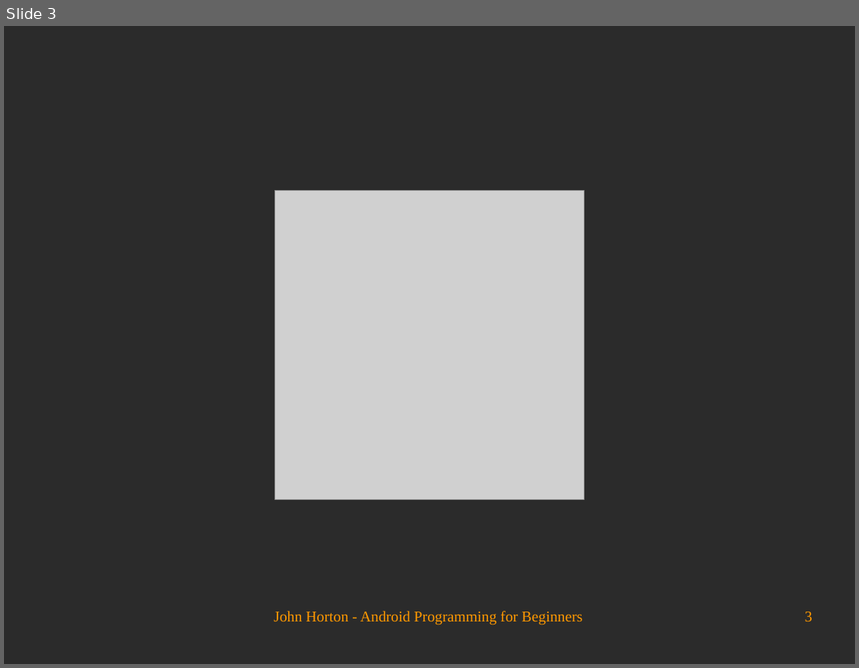
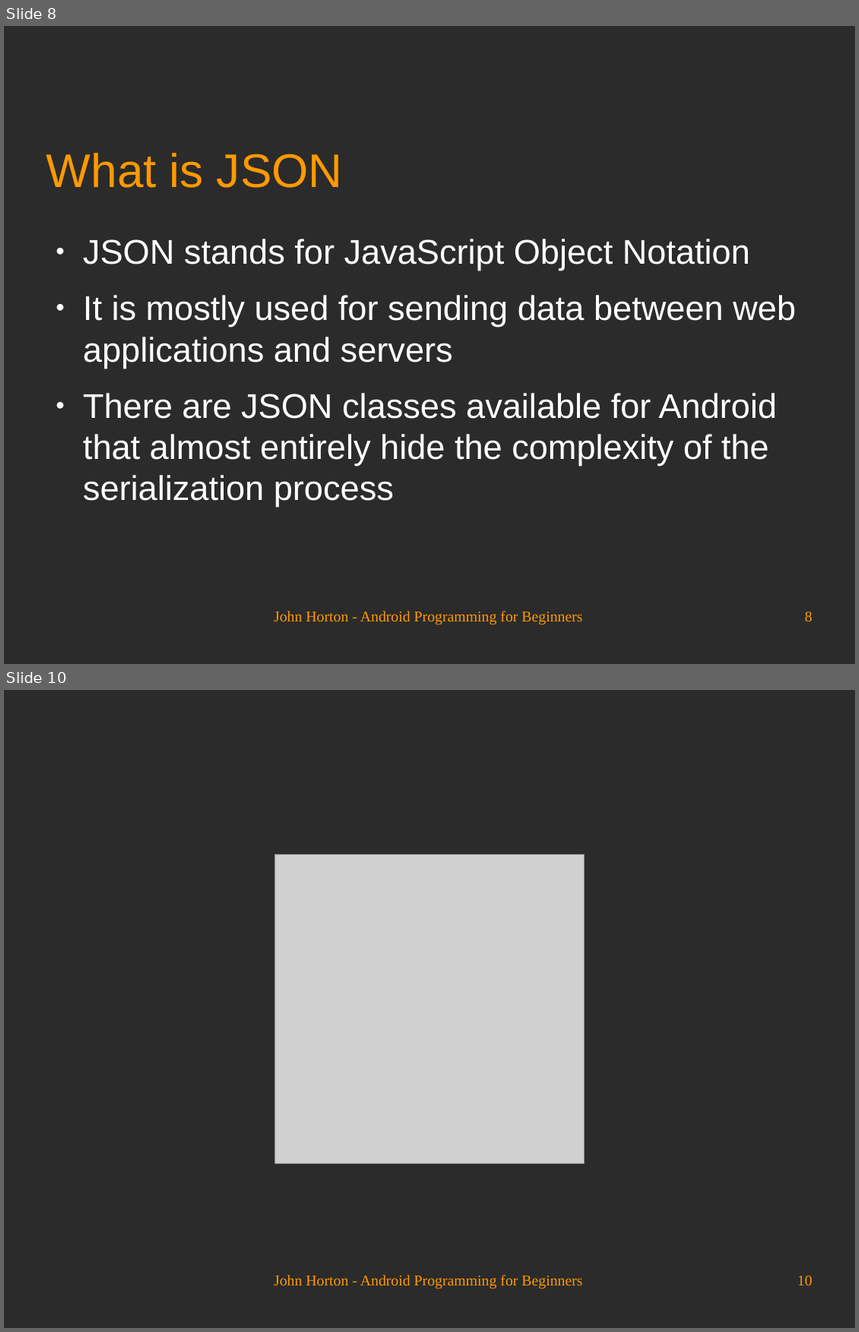
Before and after one commit to Academy-Soft-Intellect/Android-Programming-for-Beginners, a slide deck: 15_Android_Intent_and_Persistence.odp. Shown one above the other, each under a label of ours: slide 3 before the commit, slides 8 and 10 after it; the slides between them are not shown. The pictures are 859x668 and 859x1332 pixels, drawn with LibreOffice and Linux fonts; fonts in the diff are those of the drawing; grey boxes stand for pictures; background and template pictures are left out; a plain dark background stands for a picture behind light text. Boxes give left, top, right and bottom in pixels: in the first picture for what was removed or moved away, otherwise in the second. Text is boxed around its words. In the diff, an @@ line names an element or a change of style, - is before the commit and + after.

```diff
--- a/15_Android_Intent_and_Persistence.odp
+++ b/15_Android_Intent_and_Persistence.odp
@@ slide 8 added at [4, 26, 855, 664], background picture (left out) @@
@@ title added at [47, 153, 342, 188], 44 pt, text #FF9900 @@
+What is JSON
@@ text added at [83, 239, 796, 507], 32 pt, text #FFFFFF @@
+● JSON stands for JavaScript Object Notation
+● It is mostly used for sending data between web applications and servers
+● There are JSON classes available for Android that almost entirely hide the complexity of the serialization process
@@ text added at [274, 611, 582, 626], 14 pt, text #FF9900 @@
+John Horton - Android Programming for Beginners
@@ page number added at [805, 612, 813, 622], 14 pt, text #FF9900 @@
+8
@@ what was slide 3 is now slide 10 @@
@@ page number at [797, 1276, 813, 1286]: text changed @@
-3
+10
```
Also in this commit, not shown: 2 slides changed, 6 other slides added.
